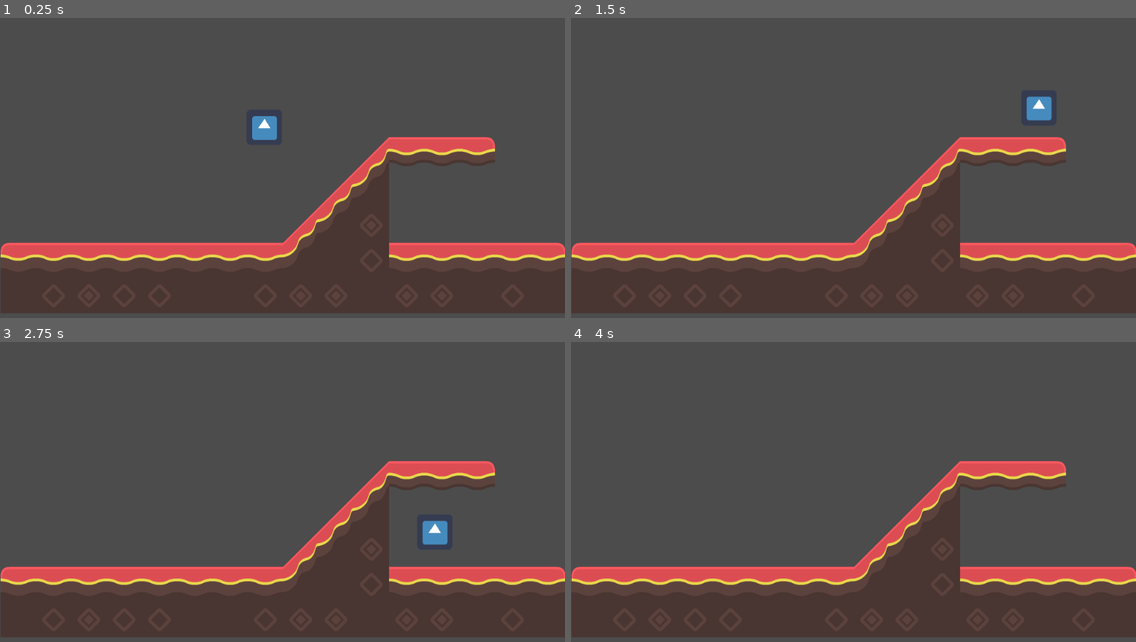
Above: before the commit, frames 1-4 (two rows, left to right).
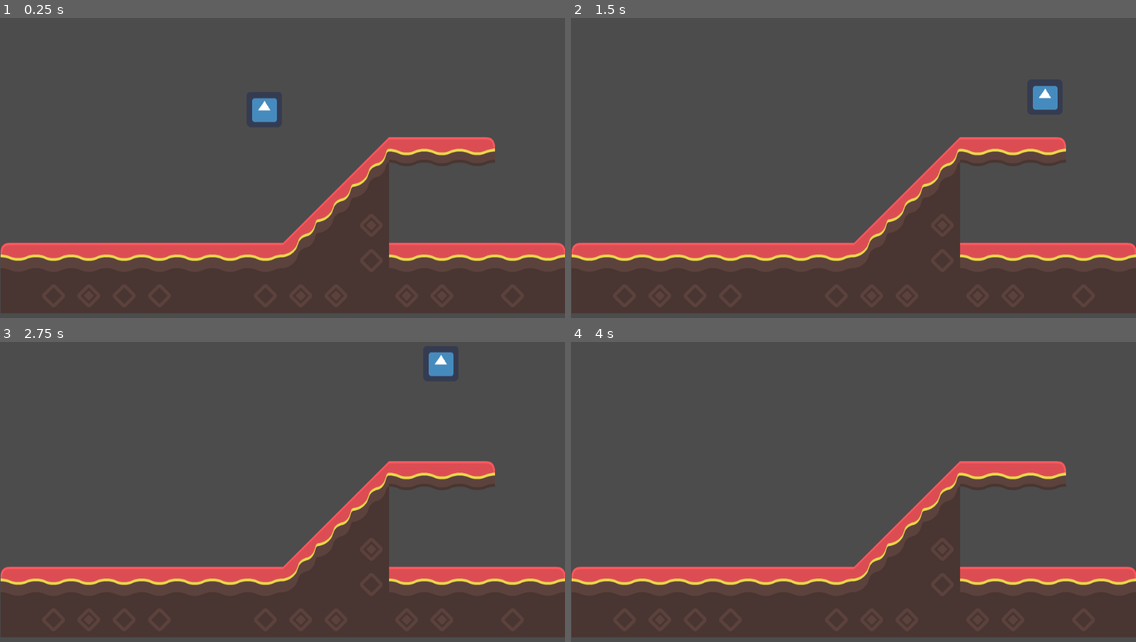
Above: after the commit, the same moments.

Repository: BradenDykstra/spacegame
Game: Godot game, scene res://Main.tscn
The game is run twice, just before and just after one commit, with the same random seed, the same clock (stepped at 60 frames per second) and the same inputs. The engine's default icon, where the game draws it, is replaced by a stand-in: a white triangle on a blue panel in a dark square.
Inputs:
- Up to frame 1 (0.25 s): no input
- Up to frame 2 (1.5 s): hold Space (jump) 0.53-1.28 s; hold D (right) from 0.53 s (still down); tap Space (jump) at 1.35 s
- Up to frame 3 (2.75 s): tap Space (jump) at 1.52, 1.82 s; release D (right) at 2.03 s; hold A (left) from 2.03 s (still down); hold Space (jump) from 2.03 s (still down)
- Up to frame 4 (4 s): release A (left) at 2.78 s; release Space (jump) at 2.78 s; hold D (right) from 2.78 s (still down); tap Space (jump) at 2.85, 3.02, 3.32 s; hold Space (jump) from 3.53 s (still down)

The runs differ from the first frame. In frame 1, 0.5% of the frame differs, in the area x 44-49%, y 26-41%; in frame 2, 0.5%; in frame 3, 0.7%, in the area x 74-81%, y 3-68%; in frame 4, nothing differs.

Commit message:
slightly better jumping, not done yet

Diff:
--- a/Player.gd
+++ b/Player.gd
@@ -1,8 +1,10 @@
 extends KinematicBody2D
 
 export var WALK_SPEED = 400;
-var GRAVITY = 200;
-var JUMP_SPEED = -2500;
+export var GRAVITY = 10;
+export var JUMP_SPEED = -10;
+var jumpcounter = 0;
+var gravcounter = 0;
 #var screensize;
 
 # Called when the node enters the scene tree for the first time.
@@ -10,8 +12,10 @@
 	#screensize = get_viewport_rect().size;
 
 func _physics_process(delta):
-	move_and_collide(Vector2(0, GRAVITY * delta));
+	#move_and_collide(Vector2(0, GRAVITY * delta));
 	var velocity = Vector2();
+
+	velocity.y += GRAVITY * delta * gravcounter;
 
 	if Input.is_action_pressed("right"):
 		velocity.x += WALK_SPEED;
@@ -19,10 +23,17 @@
 	if Input.is_action_pressed("left"):
 		velocity.x -= WALK_SPEED;
 
-	if Input.is_action_pressed("jump") and is_on_floor():
-		velocity.y = JUMP_SPEED;
+	if Input.is_action_pressed("jump"):
+		jumpcounter += 1;
+		velocity.y = JUMP_SPEED * jumpcounter * delta;
 
-	move_and_slide(velocity, Vector2(0, -1));
+	if is_on_floor():
+		gravcounter = 0;
+		jumpcounter = 0;
+
+	move_and_collide(Vector2(0, velocity.y));
+	move_and_slide(Vector2(velocity.x, 0), Vector2(0, -1));
+	gravcounter += 1;
 
 # Called every frame. 'delta' is the elapsed time since the previous frame.
 # func _process(delta):
